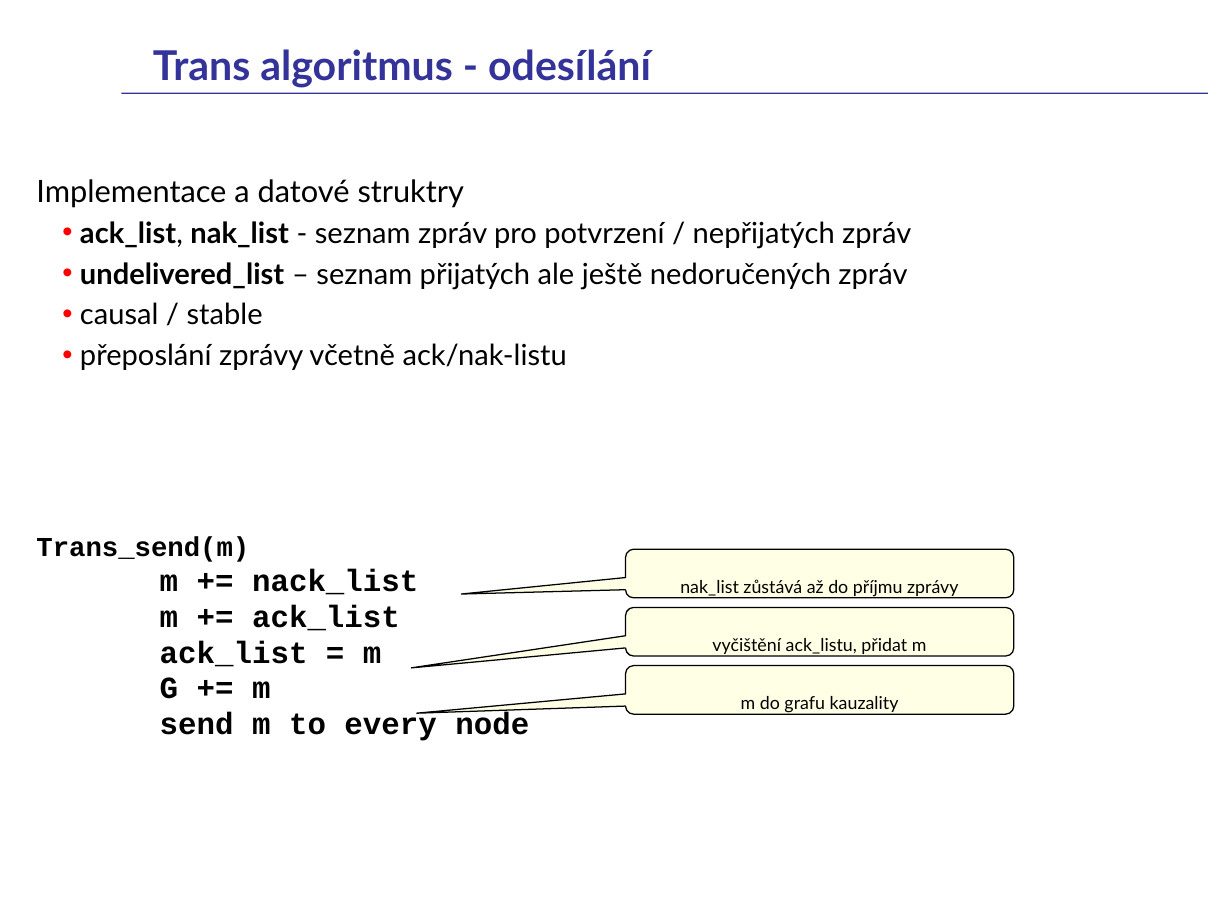
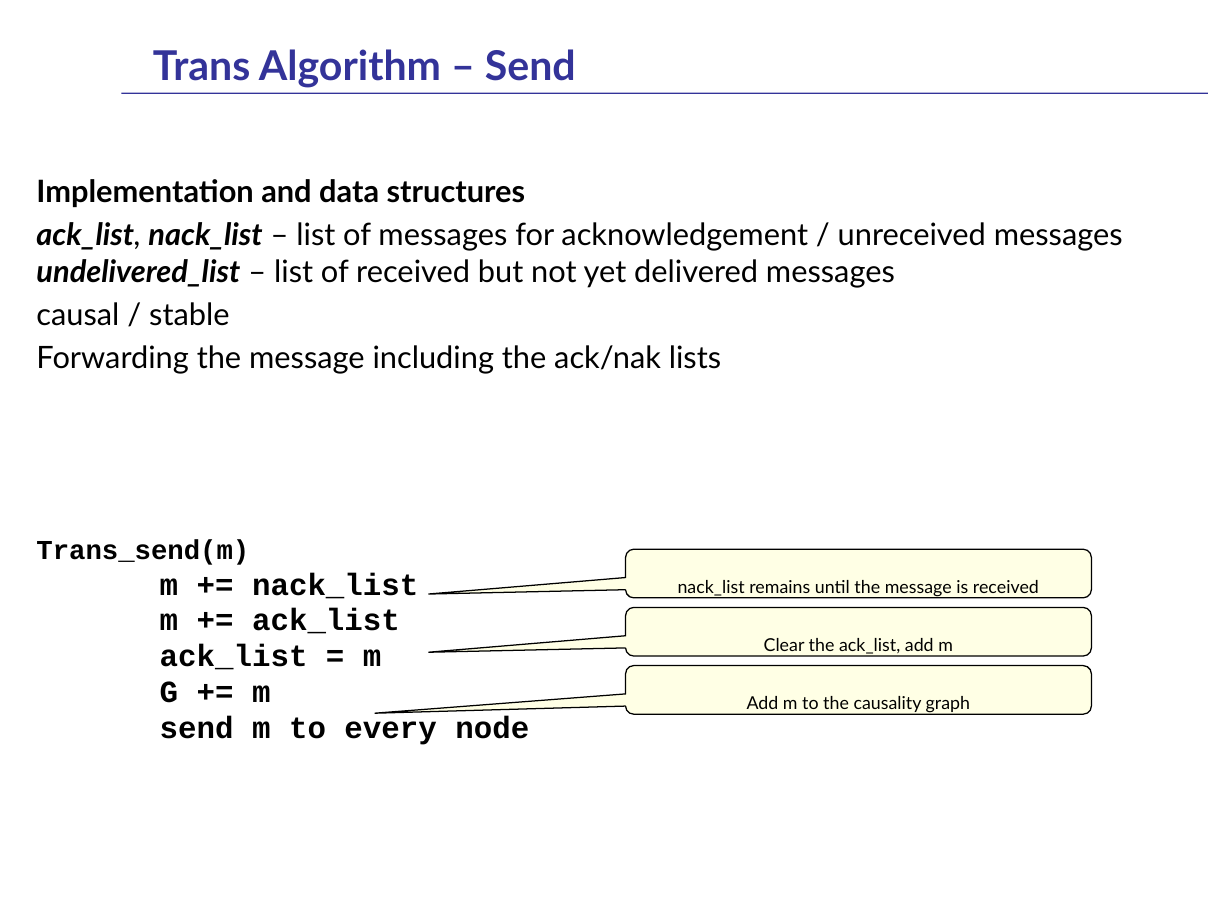
Before and after one commit to fan1x/fan1x.github.io, a slide deck: slide 90 of data/2025-26/pds/PDS-en.pptx. Drawn at 1232x924 pixels with LibreOffice and Linux fonts; fonts in the diff are those of the drawing. Boxes give left, top, right and bottom in pixels: in the first picture for what was removed or moved away, otherwise in the second. Text is boxed around its words. In the diff, an @@ line names an element or a change of style, - is before the commit and + after.

Commit message:
adding trans algo

```diff
--- a/data/2025-26/pds/PDS-en.pptx
+++ b/data/2025-26/pds/PDS-en.pptx
@@ title at (153,49,576,88): text changed @@
-Trans algoritmus - odesílání
+Trans Algorithm – Send
@@ text at (36,179,1123,288): text changed; size 17 to 18 pt @@
-Implementace a datové struktry
-  • ack_list, nak_list - seznam zpráv pro potvrzení / nepřijatých zpráv
-  • undelivered_list – seznam přijatých ale ještě nedoručených zpráv
+Implementation and data structures
+ack_list, nack_list – list of messages for acknowledgement / unreceived messages undelivered_list – list of received but not yet delivered messages
@@ text at (36,302,229,326): size 17 to 18 pt in "causal / stable"; bullet • to none; list level 2 to 1 in "causal / stable" @@
@@ text at (36,345,721,374): text changed; size 17 to 18 pt @@
-  • přeposlání zprávy včetně ack/nak-listu
+Forwarding the message including the ack/nak lists
@@ rounded speech box "nack_list remains until the message ...": place and size @@
-rounded speech box "nack_list remains until the message ..." at (626,549,1014,598)
+rounded speech box "nack_list remains until the message ..." at (626,549,1092,598)
@@ text in rounded speech box at (678,580,1039,596): text changed @@
-nak_list zůstává až do příjmu zprávy
+nack_list remains until the message is received
@@ rounded speech box "Clear the ack_list, add m": place and size @@
-rounded speech box "Clear the ack_list, add m" at (626,607,1014,655)
+rounded speech box "Clear the ack_list, add m" at (626,607,1092,655)
@@ rounded speech box "Clear the ack_list, add m" at (626,607,1092,655): proportions changed @@
@@ text in rounded speech box at (764,638,953,654): text changed @@
-vyčištění ack_listu, přidat m
+Clear the ack_list, add m
@@ rounded speech box "Add m to the causality ...": place and size @@
-rounded speech box "Add m to the causality ..." at (626,665,1014,713)
+rounded speech box "Add m to the causality ..." at (626,665,1092,713)
@@ text in rounded speech box at (747,696,970,713): text changed @@
-m do grafu kauzality
+Add m to the causality graph
```
Also in this commit, not shown: 7 other slides changed, 1 slide added, 1 slide removed, 1 other file.
